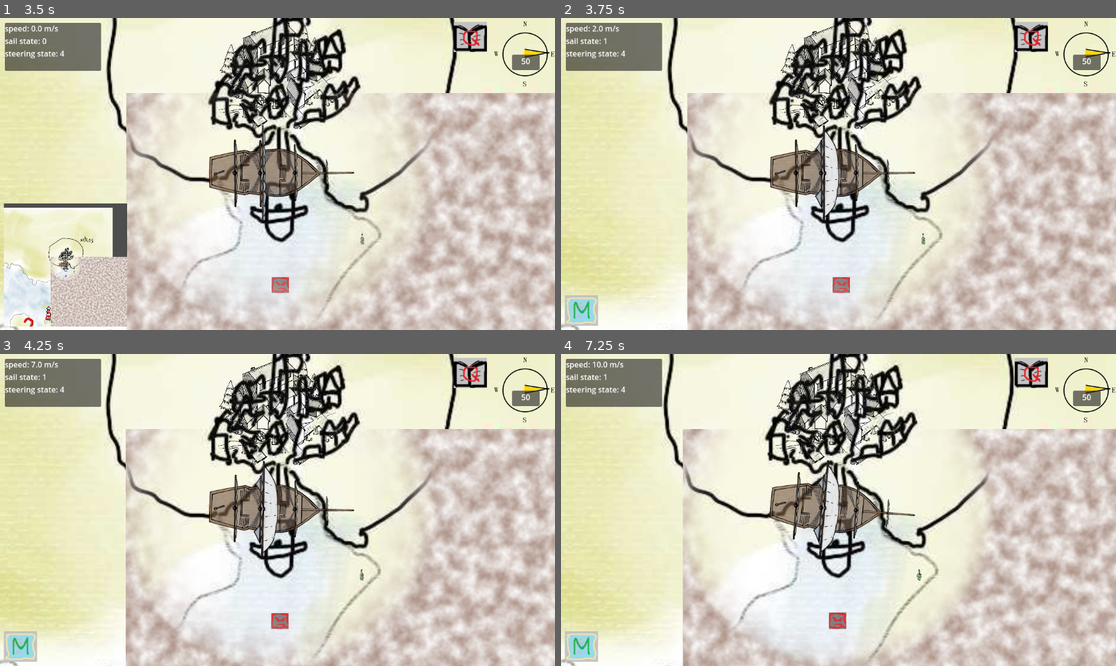
Above: before the commit, frames 1-4 (two rows, left to right).
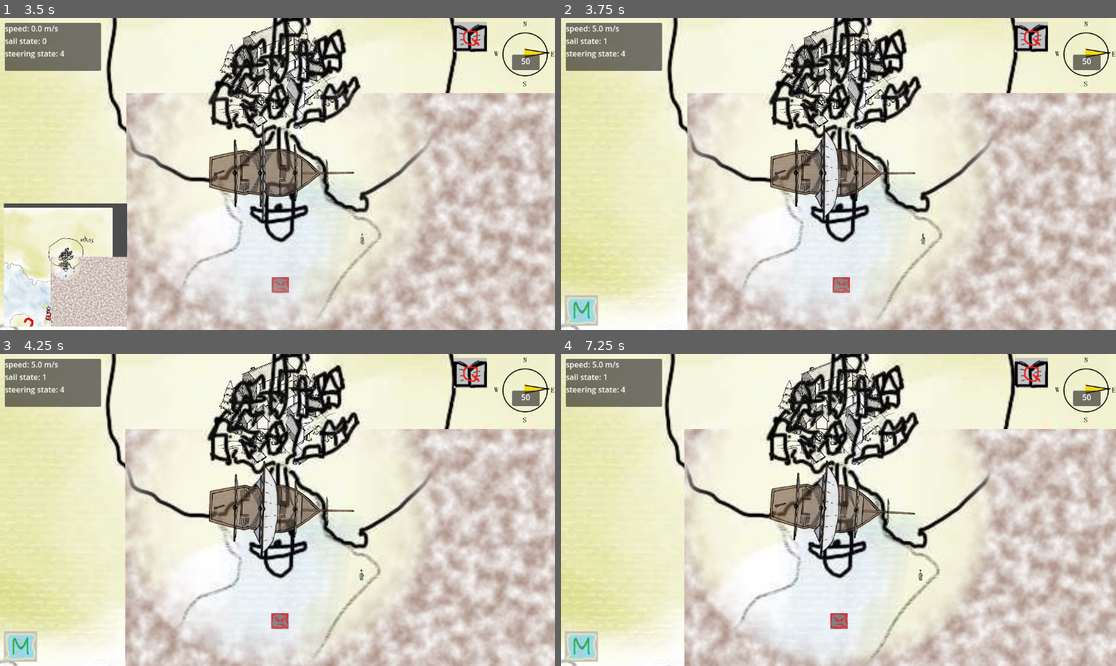
Above: after the commit, the same moments.

Repository: danigeri/AnchorAndAlmanac
Game: Godot game, scene res://Intro/intro.tscn
The game is run twice, just before and just after one commit, with the same random seed, the same clock (stepped at 60 frames per second) and the same inputs. Video files are missing from this copy of the repository; at most half a second of black plays in their place. Sound files missing from this copy of the repository are replaced by a short silence.
Inputs:
- Up to frame 1 (3.5 s): click "Start" at 0.5 s; tap Enter at 1.25 s; hold Right (ui_right) 1.28-2.03 s; tap Q at 1.35, 2.85 s; hold Down (ui_down) 2.03-2.78 s; tap M at 2.1 s; hold Right (ui_right) from 2.78 s (still down)
- Up to frame 2 (3.75 s): release Right (ui_right) at 3.53 s; hold Up (ui_up) from 3.53 s (still down); tap M at 3.6 s
- Up to frame 3 (4.25 s): keep holding Up (ui_up)
- Up to frame 4 (7.25 s): release Up (ui_up) at 4.28 s; hold Left (ui_left) 4.28-5.78 s; tap Q at 4.35, 5.85 s; tap M at 5.1, 6.6 s; hold Down (ui_down) 5.78-6.53 s; hold Right (ui_right) from 6.53 s (still down)

Frame 1 is identical in both runs. In frame 2, 1.0% of the frame differs, in the area x 5-83%, y 0-73%; in frame 3, 2.6%; in frame 4, 7.9%, in the area x 1-99%, y 0-100%.

Commit message:
Wind bonus is fixed.

Diff:
--- a/Ship/ship.gd
+++ b/Ship/ship.gd
@@ -41,13 +41,13 @@
 @export var max_speed_mps: int = 50
 @export var min_speed_mps: int = 0
 @export var turn_rad: float = PI / 12
-@export var inertia: float = 0.1
+@export var inertia: float = 50
 
 var current_speed_mps: float
 var direction: Vector2
 var facing_rad: float
 var sail_state: SailStates
-var wind_direction: Vector2
+var wind_direction: float
 var wind_strength: int
 var steering_state: SteeringStates = SteeringStates.FORWARD
 
@@ -161,10 +161,14 @@
 
 
 func _set_speed(delta: float) -> void:
-	var dummy_wind_strenght: float = wind_strength / 10
 	var target_speed_mps: float = (
-		max_speed_mps * SAIL_SPEED_DICT[sail_state] * _wind_angle_to_power() * dummy_wind_strenght
+		max_speed_mps * SAIL_SPEED_DICT[sail_state] * _wind_angle_to_power()
 	)
+
+	if round(target_speed_mps) != round(current_speed_mps):
+		print("Current: " + str(current_speed_mps))
+		print(target_speed_mps)
+
 	if target_speed_mps > max_speed_mps:
 		target_speed_mps = max_speed_mps
 
@@ -186,11 +190,21 @@
 
 
 func _wind_angle_to_power() -> float:
-	var angle: float = direction.dot(wind_direction)
-	var wind_power: float = (2 * angle + 1) / 3 if angle > -0.5 else 0.01
-	var dummy_wind_strenght: float = wind_strength / 10.0
-
-	return wind_power * dummy_wind_strenght
+	var wind_bonus
+
+
+	var diff: float = direction.angle() - wind_direction
+	diff = atan2(sin(diff), cos(diff))
+
+	if abs(diff) < PI/4:
+		wind_bonus = 1
+	elif abs(diff) < PI/2:
+		wind_bonus = 0.75
+	else:
+		wind_bonus = 0.5
+
+	print("Wind bonus: " + str(wind_bonus))
+	return wind_bonus
 
 
 func _animate_speed(speed: float) -> void:
--- a/Wind/wind.gd
+++ b/Wind/wind.gd
@@ -2,13 +2,34 @@
 
 signal update_wind(direction, power)
 
-@export var direction = Vector2.RIGHT
-@export var strength = 50
-var wind_change_time_frequency = 15
+@export var direction_idx: int = 0
+@export var strength = 10
+var wind_change_time_frequency = 25
 
+enum Directions { N, NE, E, SE, S, SW, W, NW }
+
+var direction_array: Array[float] = [WIND_DIRECTION[Directions.E],
+									WIND_DIRECTION[Directions.SE],
+									WIND_DIRECTION[Directions.S],
+									WIND_DIRECTION[Directions.SW],
+									WIND_DIRECTION[Directions.W],
+									WIND_DIRECTION[Directions.NW],
+									WIND_DIRECTION[Directions.N],
+									WIND_DIRECTION[Directions.NE]]
+
+const WIND_DIRECTION = {
+	Directions.N: -PI/2,
+	Directions.NE: -PI/4,
+	Directions.E: 0.0,
+	Directions.SE: PI/4,
+	Directions.S: PI/2,
+	Directions.SW: 3*PI/2,
+	Directions.W: PI,
+	Directions.NW: -3*PI/2,
+}
 
 func _ready() -> void:
-	update_wind.emit(direction, strength)
+	update_wind.emit(direction_array[0], strength)
 	create_wind_timer()
 
 
@@ -23,8 +44,7 @@
 
 
 func _on_wind_change():
-	direction = Vector2(randf_range(-1, 1), randf_range(-1, 1))
-	strength = randi_range(10, 100)
-
-	# @todo: This should change incrementally
+	var change = (1 if randi() % 2 == 0 else -1)
+	direction_idx = (direction_idx+change)%direction_array.size()
+	var direction = direction_array[direction_idx]
 	update_wind.emit(direction, strength)
--- a/WindMeter/wind_meter.gd
+++ b/WindMeter/wind_meter.gd
@@ -10,5 +10,5 @@
 
 func _on_wind_update_wind(dir: Variant, strength: Variant) -> void:
 	if pointer:
-		pointer.rotation = dir.angle()
+		pointer.rotation = -dir
 		strength_label.text = "%s" % strength
--- a/game_loop.tscn
+++ b/game_loop.tscn
@@ -3,7 +3,7 @@
 [ext_resource type="Script" uid="uid://dw8mem4hdxy6f" path="res://game_loop.gd" id="1_7f3si"]
 [ext_resource type="PackedScene" uid="uid://bogiyxh8easoc" path="res://FogOfWar/FogOfWar.tscn" id="2_4dmyq"]
 [ext_resource type="Texture2D" uid="uid://ghpw8h3xtjbv" path="res://temp_waves_terkep.jpg" id="2_dgo6t"]
-[ext_resource type="PackedScene" uid="uid://cets1rd56c807" path="res://WaterShader/Water.tscn" id="2_lxk7w"]
+[ext_resource type="PackedScene" uid="uid://cets1rd56c807" path="res://WaterShader/water.tscn" id="2_lxk7w"]
 [ext_resource type="PackedScene" uid="uid://b3e5wvna1fkp5" path="res://Ship/ship.tscn" id="2_u3r3m"]
 [ext_resource type="Script" uid="uid://dh7fh7dy5lpkx" path="res://Wind/wind.gd" id="2_x7b5a"]
 [ext_resource type="PackedScene" uid="uid://v4jrth8hl4h6" path="res://EndgameBarrier/EndgameBarrier.tscn" id="5_v6ba6"]
@@ -41,7 +41,6 @@
 
 [node name="Ship" parent="." groups=["player"] instance=ExtResource("2_u3r3m")]
 position = Vector2(628, 335)
-inertia = 10.0
 
 [node name="EndgameBarrier" parent="." instance=ExtResource("5_v6ba6")]
 position = Vector2(-8824, 1261)
